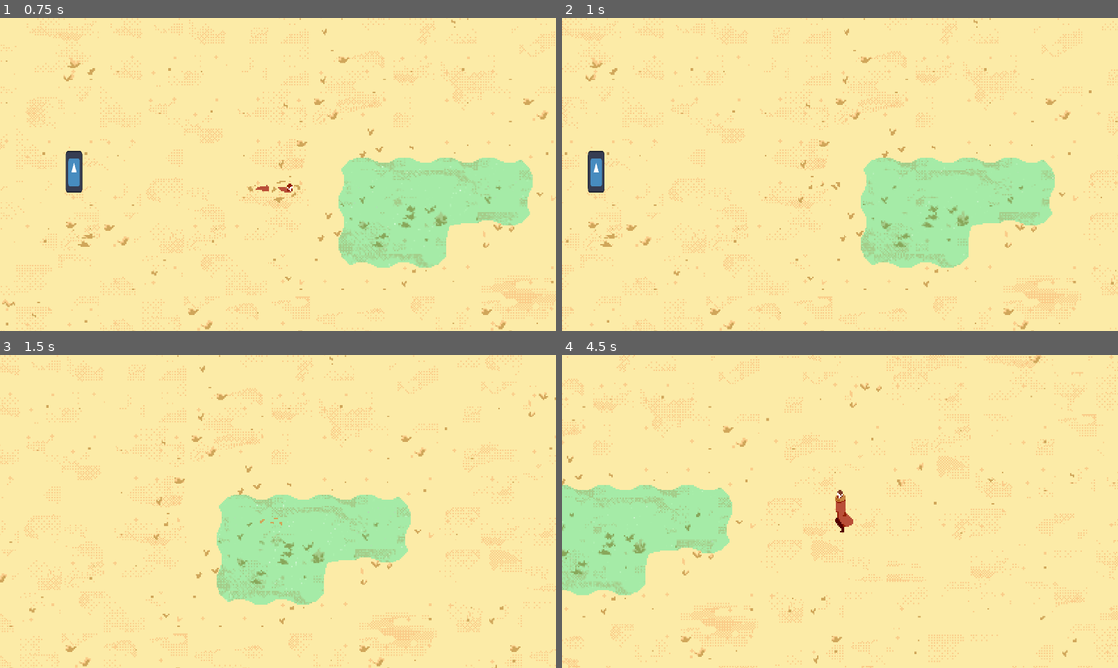
Above: before the commit, frames 1-4 (two rows, left to right).
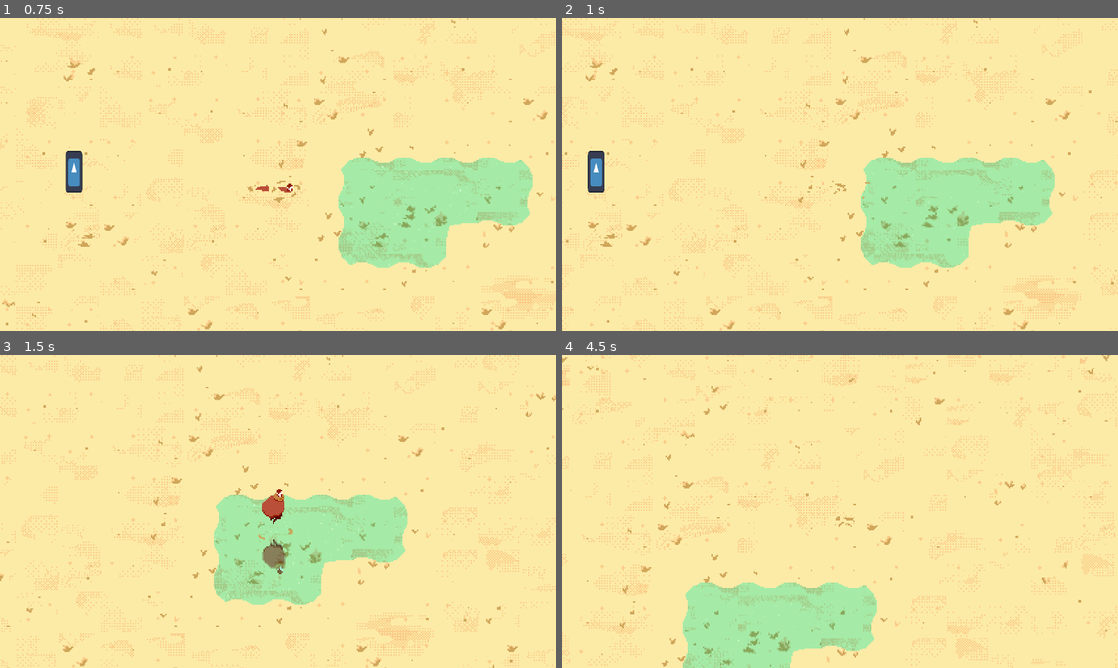
Above: after the commit, the same moments.

Repository: Lukko-Digital/Sift
Game: Godot game, scene res://scenes/main.tscn
Same seed, same stepped clock (60 frames per second), same inputs: the game is played once before the commit and once after it. The engine's default icon, where the game draws it, is replaced by a stand-in: a white triangle on a blue panel in a dark square.
Inputs:
- Up to frame 1 (0.75 s): hold D (right) from 0.53 s (still down); tap Space (dash) at 0.6 s
- Up to frame 2 (1 s): keep holding D (right)
- Up to frame 3 (1.5 s): release D (right) at 1.28 s; hold S (down) from 1.28 s (still down); tap Space (dash) at 1.35 s
- Up to frame 4 (4.5 s): release S (down) at 2.03 s; hold D (right) 2.03-2.78 s; tap E (interact) at 2.1, 4.35 s; tap Space (dash) at 2.3, 2.85, 3.6 s; hold W (up) 2.78-3.53 s; hold A (left) from 3.53 s (still down)

Frame 1 is identical in both runs. In frame 2, less than 0.1% of the frame differs, in the area x 44-56%, y 52-61%; in frame 3, 5.9%; in frame 4, 23%, in the area x 0-100%, y 0-100%.
Error before the commit: Invalid access to property or key 'parameters/SandDash/3/playback' on a base object of type 'AnimationTree'. (res://scripts/player/sand_dash.gd:31)
Error after the commit: Invalid call. Nonexistent function 'get_overlapping_area' in base 'Area2D'. (res://scripts/player/player_state_machine.gd:11)

Commit message:
dash bugs :(

Diff:
--- a/scenes/player.tscn
+++ b/scenes/player.tscn
@@ -14,66 +14,66 @@
 
 [sub_resource type="Animation" id="Animation_86qvn"]
 resource_name = "dig_down"
-length = 1.5
-tracks/0/type = "value"
-tracks/0/imported = false
-tracks/0/enabled = true
-tracks/0/path = NodePath(".:frame")
-tracks/0/interp = 1
-tracks/0/loop_wrap = false
-tracks/0/keys = {
-"times": PackedFloat32Array(0, 1.4),
-"transitions": PackedFloat32Array(1, 1),
-"update": 0,
-"values": [92, 106]
+length = 0.7
+tracks/0/type = "value"
+tracks/0/imported = false
+tracks/0/enabled = true
+tracks/0/path = NodePath(".:frame")
+tracks/0/interp = 1
+tracks/0/loop_wrap = false
+tracks/0/keys = {
+"times": PackedFloat32Array(0, 0.6),
+"transitions": PackedFloat32Array(1, 1),
+"update": 0,
+"values": [96, 102]
 }
 
 [sub_resource type="Animation" id="Animation_hwy63"]
 resource_name = "dig_left"
-length = 1.5
-tracks/0/type = "value"
-tracks/0/imported = false
-tracks/0/enabled = true
-tracks/0/path = NodePath(".:frame")
-tracks/0/interp = 1
-tracks/0/loop_wrap = false
-tracks/0/keys = {
-"times": PackedFloat32Array(0, 1.4),
-"transitions": PackedFloat32Array(1, 1),
-"update": 0,
-"values": [146, 160]
+length = 0.7
+tracks/0/type = "value"
+tracks/0/imported = false
+tracks/0/enabled = true
+tracks/0/path = NodePath(".:frame")
+tracks/0/interp = 1
+tracks/0/loop_wrap = false
+tracks/0/keys = {
+"times": PackedFloat32Array(0, 0.6),
+"transitions": PackedFloat32Array(1, 1),
+"update": 0,
+"values": [150, 156]
 }
 
 [sub_resource type="Animation" id="Animation_in3fg"]
 resource_name = "dig_right"
-length = 1.5
-tracks/0/type = "value"
-tracks/0/imported = false
-tracks/0/enabled = true
-tracks/0/path = NodePath(".:frame")
-tracks/0/interp = 1
-tracks/0/loop_wrap = false
-tracks/0/keys = {
-"times": PackedFloat32Array(0, 1.4),
-"transitions": PackedFloat32Array(1, 1),
-"update": 0,
-"values": [128, 142]
+length = 0.7
+tracks/0/type = "value"
+tracks/0/imported = false
+tracks/0/enabled = true
+tracks/0/path = NodePath(".:frame")
+tracks/0/interp = 1
+tracks/0/loop_wrap = false
+tracks/0/keys = {
+"times": PackedFloat32Array(0, 0.6),
+"transitions": PackedFloat32Array(1, 1),
+"update": 0,
+"values": [132, 138]
 }
 
 [sub_resource type="Animation" id="Animation_wkgig"]
 resource_name = "dig_up"
-length = 1.5
-tracks/0/type = "value"
-tracks/0/imported = false
-tracks/0/enabled = true
-tracks/0/path = NodePath(".:frame")
-tracks/0/interp = 1
-tracks/0/loop_wrap = false
-tracks/0/keys = {
-"times": PackedFloat32Array(0, 1.4),
-"transitions": PackedFloat32Array(1, 1),
-"update": 0,
-"values": [110, 126]
+length = 0.7
+tracks/0/type = "value"
+tracks/0/imported = false
+tracks/0/enabled = true
+tracks/0/path = NodePath(".:frame")
+tracks/0/interp = 1
+tracks/0/loop_wrap = false
+tracks/0/keys = {
+"times": PackedFloat32Array(0, 0.6),
+"transitions": PackedFloat32Array(1, 1),
+"update": 0,
+"values": [114, 120]
 }
 
 [sub_resource type="Animation" id="Animation_qu8rp"]
@@ -212,12 +212,148 @@
 "values": [67, 74]
 }
 
+[sub_resource type="Animation" id="Animation_cblxp"]
+resource_name = "dig_down_start"
+length = 0.4
+tracks/0/type = "value"
+tracks/0/imported = false
+tracks/0/enabled = true
+tracks/0/path = NodePath(".:frame")
+tracks/0/interp = 1
+tracks/0/loop_wrap = false
+tracks/0/keys = {
+"times": PackedFloat32Array(0, 0.3),
+"transitions": PackedFloat32Array(1, 1),
+"update": 0,
+"values": [92, 95]
+}
+
+[sub_resource type="Animation" id="Animation_a8smw"]
+resource_name = "dig_down_end"
+length = 0.5
+tracks/0/type = "value"
+tracks/0/imported = false
+tracks/0/enabled = true
+tracks/0/path = NodePath(".:frame")
+tracks/0/interp = 1
+tracks/0/loop_wrap = false
+tracks/0/keys = {
+"times": PackedFloat32Array(0, 0.4),
+"transitions": PackedFloat32Array(1, 1),
+"update": 0,
+"values": [103, 107]
+}
+
+[sub_resource type="Animation" id="Animation_un4cl"]
+resource_name = "dig_left_start"
+length = 0.4
+tracks/0/type = "value"
+tracks/0/imported = false
+tracks/0/enabled = true
+tracks/0/path = NodePath(".:frame")
+tracks/0/interp = 1
+tracks/0/loop_wrap = false
+tracks/0/keys = {
+"times": PackedFloat32Array(0, 0.3),
+"transitions": PackedFloat32Array(1, 1),
+"update": 0,
+"values": [146, 149]
+}
+
+[sub_resource type="Animation" id="Animation_8wl5f"]
+resource_name = "dig_right_start"
+length = 0.4
+tracks/0/type = "value"
+tracks/0/imported = false
+tracks/0/enabled = true
+tracks/0/path = NodePath(".:frame")
+tracks/0/interp = 1
+tracks/0/loop_wrap = false
+tracks/0/keys = {
+"times": PackedFloat32Array(0, 0.3),
+"transitions": PackedFloat32Array(1, 1),
+"update": 0,
+"values": [128, 131]
+}
+
+[sub_resource type="Animation" id="Animation_7xy02"]
+resource_name = "dig_up_start"
+length = 0.4
+tracks/0/type = "value"
+tracks/0/imported = false
+tracks/0/enabled = true
+tracks/0/path = NodePath(".:frame")
+tracks/0/interp = 1
+tracks/0/loop_wrap = false
+tracks/0/keys = {
+"times": PackedFloat32Array(0, 0.3),
+"transitions": PackedFloat32Array(1, 1),
+"update": 0,
+"values": [110, 113]
+}
+
+[sub_resource type="Animation" id="Animation_ktelr"]
+resource_name = "dig_up_end"
+length = 0.5
+tracks/0/type = "value"
+tracks/0/imported = false
+tracks/0/enabled = true
+tracks/0/path = NodePath(".:frame")
+tracks/0/interp = 1
+tracks/0/loop_wrap = false
+tracks/0/keys = {
+"times": PackedFloat32Array(0, 0.4),
+"transitions": PackedFloat32Array(1, 1),
+"update": 0,
+"values": [121, 125]
+}
+
+[sub_resource type="Animation" id="Animation_y03ak"]
+resource_name = "dig_right_end"
+length = 0.5
+tracks/0/type = "value"
+tracks/0/imported = false
+tracks/0/enabled = true
+tracks/0/path = NodePath(".:frame")
+tracks/0/interp = 1
+tracks/0/loop_wrap = false
+tracks/0/keys = {
+"times": PackedFloat32Array(0, 0.4),
+"transitions": PackedFloat32Array(1, 1),
+"update": 0,
+"values": [139, 143]
+}
+
+[sub_resource type="Animation" id="Animation_4u5xn"]
+resource_name = "dig_left_end"
+length = 0.5
+tracks/0/type = "value"
+tracks/0/imported = false
+tracks/0/enabled = true
+tracks/0/path = NodePath(".:frame")
+tracks/0/interp = 1
+tracks/0/loop_wrap = false
+tracks/0/keys = {
+"times": PackedFloat32Array(0, 0.4),
+"transitions": PackedFloat32Array(1, 1),
+"update": 0,
+"values": [157, 161]
+}
+
 [sub_resource type="AnimationLibrary" id="AnimationLibrary_ld84v"]
 _data = {
 "dig_down": SubResource("Animation_86qvn"),
+"dig_down_end": SubResource("Animation_a8smw"),
+"dig_down_start": SubResource("Animation_cblxp"),
 "dig_left": SubResource("Animation_hwy63"),
+"dig_left_end": SubResource("Animation_4u5xn"),
+"dig_left_start": SubResource("Animation_un4cl"),
 "dig_right": SubResource("Animation_in3fg"),
+"dig_right_end": SubResource("Animation_y03ak"),
+"dig_right_start": SubResource("Animation_8wl5f"),
 "dig_up": SubResource("Animation_wkgig"),
+"dig_up_end": SubResource("Animation_ktelr"),
+"dig_up_start": SubResource("Animation_7xy02"),
 "idle_down": SubResource("Animation_qu8rp"),
 "idle_left": SubResource("Animation_q61v3"),
 "idle_right": SubResource("Animation_ci3mu"),
@@ -250,26 +386,122 @@
 blend_point_3/node = SubResource("AnimationNodeAnimation_f318h")
 blend_point_3/pos = Vector2(1, 0)
 
-[sub_resource type="AnimationNodeAnimation" id="AnimationNodeAnimation_fhbsj"]
+[sub_resource type="AnimationNodeAnimation" id="AnimationNodeAnimation_w5dog"]
+animation = &"dig_left"
+
+[sub_resource type="AnimationNodeAnimation" id="AnimationNodeAnimation_degho"]
+animation = &"dig_left_start"
+
+[sub_resource type="AnimationNodeAnimation" id="AnimationNodeAnimation_2vpp5"]
+animation = &"dig_left_end"
+
+[sub_resource type="AnimationNodeStateMachineTransition" id="AnimationNodeStateMachineTransition_1xpfr"]
+advance_mode = 2
+
+[sub_resource type="AnimationNodeStateMachineTransition" id="AnimationNodeStateMachineTransition_10g3q"]
+switch_mode = 2
+advance_mode = 2
+
+[sub_resource type="AnimationNodeStateMachineTransition" id="AnimationNodeStateMachineTransition_8edv1"]
+
+[sub_resource type="AnimationNodeStateMachine" id="AnimationNodeStateMachine_04lb2"]
+states/dig_left/node = SubResource("AnimationNodeAnimation_w5dog")
+states/dig_left/position = Vector2(553, 100)
+states/dig_left_start/node = SubResource("AnimationNodeAnimation_degho")
+states/dig_left_start/position = Vector2(376, 108)
+states/end/node = SubResource("AnimationNodeAnimation_2vpp5")
+states/end/position = Vector2(727, 86)
+transitions = ["Start", "dig_left_start", SubResource("AnimationNodeStateMachineTransition_1xpfr"), "dig_left_start", "dig_left", SubResource("AnimationNodeStateMachineTransition_10g3q"), "dig_left", "end", SubResource("AnimationNodeStateMachineTransition_8edv1")]
+
+[sub_resource type="AnimationNodeAnimation" id="AnimationNodeAnimation_daq7u"]
+animation = &"dig_down"
+
+[sub_resource type="AnimationNodeAnimation" id="AnimationNodeAnimation_r1x1c"]
+animation = &"dig_down_start"
+
+[sub_resource type="AnimationNodeAnimation" id="AnimationNodeAnimation_2400d"]
+animation = &"dig_down_end"
+
+[sub_resource type="AnimationNodeStateMachineTransition" id="AnimationNodeStateMachineTransition_3t7pw"]
+advance_mode = 2
+
+[sub_resource type="AnimationNodeStateMachineTransition" id="AnimationNodeStateMachineTransition_p8wrt"]
+switch_mode = 2
+advance_mode = 2
+
+[sub_resource type="AnimationNodeStateMachineTransition" id="AnimationNodeStateMachineTransition_og5u5"]
+
+[sub_resource type="AnimationNodeStateMachine" id="AnimationNodeStateMachine_526t5"]
+states/dig_down/node = SubResource("AnimationNodeAnimation_daq7u")
+states/dig_down/position = Vector2(512, 137)
+states/dig_down_start/node = SubResource("AnimationNodeAnimation_r1x1c")
+states/dig_down_start/position = Vector2(341, 98)
+states/end/node = SubResource("AnimationNodeAnimation_2400d")
+states/end/position = Vector2(689, 69)
+transitions = ["Start", "dig_down_start", SubResource("AnimationNodeStateMachineTransition_3t7pw"), "dig_down_start", "dig_down", SubResource("AnimationNodeStateMachineTransition_p8wrt"), "dig_down", "end", SubResource("AnimationNodeStateMachineTransition_og5u5")]
+
+[sub_resource type="AnimationNodeAnimation" id="AnimationNodeAnimation_vwpe2"]
 animation = &"dig_up"
 
-[sub_resource type="AnimationNodeAnimation" id="AnimationNodeAnimation_4eebf"]
-animation = &"dig_down"
-
-[sub_resource type="AnimationNodeAnimation" id="AnimationNodeAnimation_jl6k2"]
-animation = &"dig_left"
-
-[sub_resource type="AnimationNodeAnimation" id="AnimationNodeAnimation_ku7h0"]
+[sub_resource type="AnimationNodeAnimation" id="AnimationNodeAnimation_3c1mt"]
+animation = &"dig_up_start"
+
+[sub_resource type="AnimationNodeAnimation" id="AnimationNodeAnimation_lr652"]
+animation = &"dig_up_end"
+
+[sub_resource type="AnimationNodeStateMachineTransition" id="AnimationNodeStateMachineTransition_8k2tv"]
+advance_mode = 2
+
+[sub_resource type="AnimationNodeStateMachineTransition" id="AnimationNodeStateMachineTransition_8of5k"]
+switch_mode = 2
+advance_mode = 2
+
+[sub_resource type="AnimationNodeStateMachineTransition" id="AnimationNodeStateMachineTransition_jaow2"]
+
+[sub_resource type="AnimationNodeStateMachine" id="AnimationNodeStateMachine_7dl56"]
+states/dig_up/node = SubResource("AnimationNodeAnimation_vwpe2")
+states/dig_up/position = Vector2(584, 100)
+states/dig_up_start/node = SubResource("AnimationNodeAnimation_3c1mt")
+states/dig_up_start/position = Vector2(372, 112)
+states/end/node = SubResource("AnimationNodeAnimation_lr652")
+states/end/position = Vector2(754, 100)
+transitions = ["Start", "dig_up_start", SubResource("AnimationNodeStateMachineTransition_8k2tv"), "dig_up_start", "dig_up", SubResource("AnimationNodeStateMachineTransition_8of5k"), "dig_up", "end", SubResource("AnimationNodeStateMachineTransition_jaow2")]
+
+[sub_resource type="AnimationNodeAnimation" id="AnimationNodeAnimation_7h2y8"]
 animation = &"dig_right"
 
+[sub_resource type="AnimationNodeAnimation" id="AnimationNodeAnimation_gwrpm"]
+animation = &"dig_right_start"
+
+[sub_resource type="AnimationNodeAnimation" id="AnimationNodeAnimation_n5psj"]
+animation = &"dig_right_end"
+
+[sub_resource type="AnimationNodeStateMachineTransition" id="AnimationNodeStateMachineTransition_mrxsj"]
+advance_mode = 2
+
+[sub_resource type="AnimationNodeStateMachineTransition" id="AnimationNodeStateMachineTransition_3rf34"]
+switch_mode = 2
+advance_mode = 2
+
+[sub_resource type="AnimationNodeStateMachineTransition" id="AnimationNodeStateMachineTransition_mwtd3"]
+
+[sub_resource type="AnimationNodeStateMachine" id="AnimationNodeStateMachine_h3ous"]
+states/dig_right/node = SubResource("AnimationNodeAnimation_7h2y8")
+states/dig_right/position = Vector2(520, 107)
+states/dig_right_start/node = SubResource("AnimationNodeAnimation_gwrpm")
+states/dig_right_start/position = Vector2(311, 79)
+states/end/node = SubResource("AnimationNodeAnimation_n5psj")
+states/end/position = Vector2(714, 118)
+transitions = ["Start", "dig_right_start", SubResource("AnimationNodeStateMachineTransition_mrxsj"), "dig_right_start", "dig_right", SubResource("AnimationNodeStateMachineTransition_3rf34"), "dig_right", "end", SubResource("AnimationNodeStateMachineTransition_mwtd3")]
+
 [sub_resource type="AnimationNodeBlendSpace2D" id="AnimationNodeBlendSpace2D_vo0da"]
-blend_point_0/node = SubResource("AnimationNodeAnimation_fhbsj")
-blend_point_0/pos = Vector2(0, -1)
-blend_point_1/node = SubResource("AnimationNodeAnimation_4eebf")
+blend_point_0/node = SubResource("AnimationNodeStateMachine_04lb2")
+blend_point_0/pos = Vector2(-1, 0)
+blend_point_1/node = SubResource("AnimationNodeStateMachine_526t5")
 blend_point_1/pos = Vector2(0, 1)
-blend_point_2/node = SubResource("AnimationNodeAnimation_jl6k2")
-blend_point_2/pos = Vector2(-1, 0)
-blend_point_3/node = SubResource("AnimationNodeAnimation_ku7h0")
+blend_point_2/node = SubResource("AnimationNodeStateMachine_7dl56")
+blend_point_2/pos = Vector2(0, -1)
+blend_point_3/node = SubResource("AnimationNodeStateMachine_h3ous")
 blend_point_3/pos = Vector2(1, 0)
 
 [sub_resource type="AnimationNodeAnimation" id="AnimationNodeAnimation_qrt4c"]
@@ -334,7 +566,7 @@
 anim_player = NodePath("../Sprite2D/AnimationPlayer")
 active = true
 parameters/Idle/blend_position = Vector2(0, 1)
-parameters/SandDash/blend_position = Vector2(0, 1.00669)
+parameters/SandDash/blend_position = Vector2(0, 1)
 parameters/Walk/blend_position = Vector2(0, 0)
 
 [node name="CollisionShape2D" type="CollisionShape2D" parent="."]
--- a/scripts/player/sand_dash.gd
+++ b/scripts/player/sand_dash.gd
@@ -20,9 +20,9 @@
 	else:
 		animation_tree["parameters/SandDash/blend_position"] = Vector2(0, character.velocity.y / abs(character.velocity.y) + 0.1)
 		if character.velocity.y > 0:
+			dig_direction = 1
+		else:
 			dig_direction = 2
-		else:
-			dig_direction = 1
 
 func handle_physics(delta):
 	if parent_state.dash_timer.time_left < time - START_LAG:
Not shown: 1 places in scenes/player.tscn that only renumber resources
